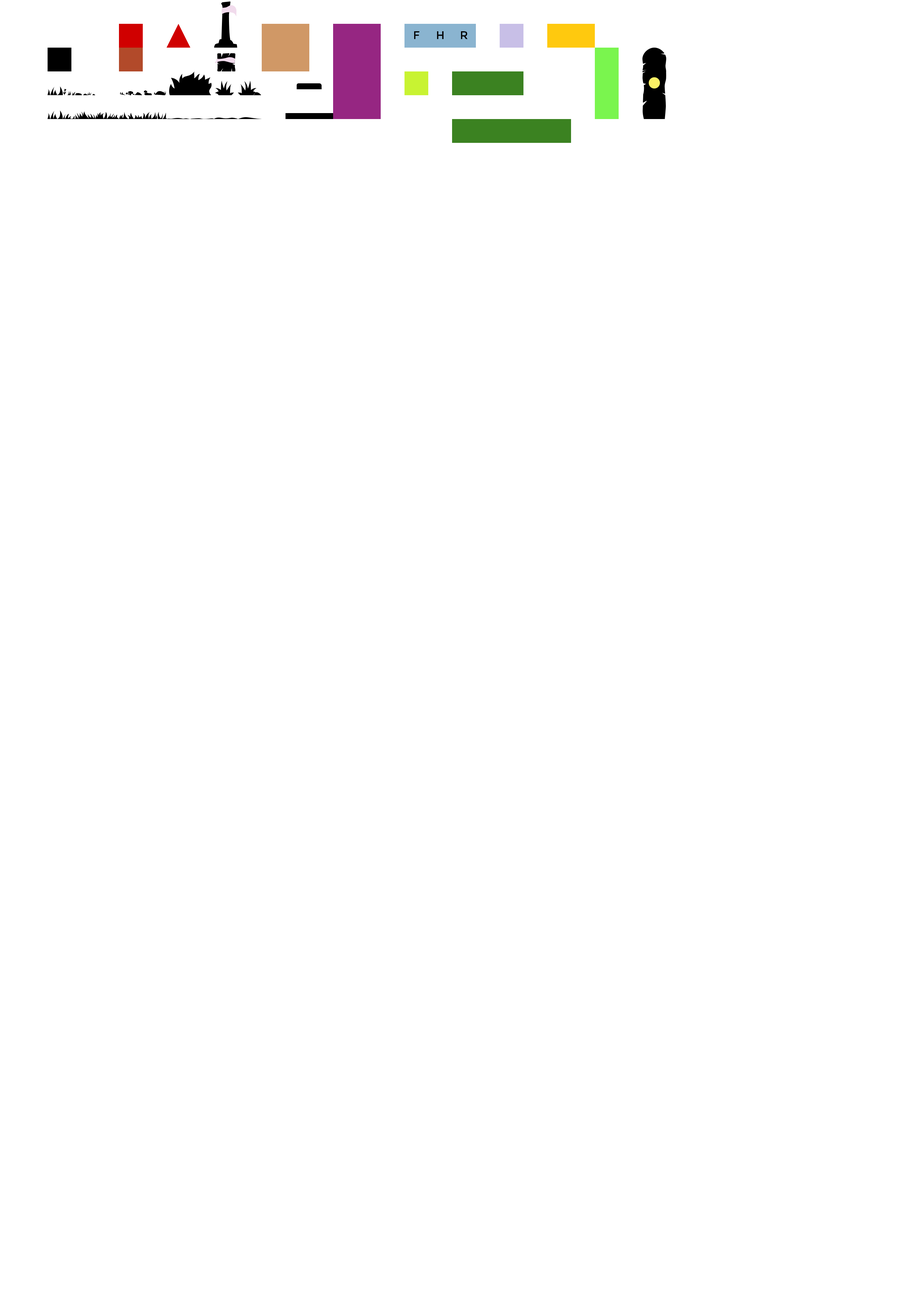
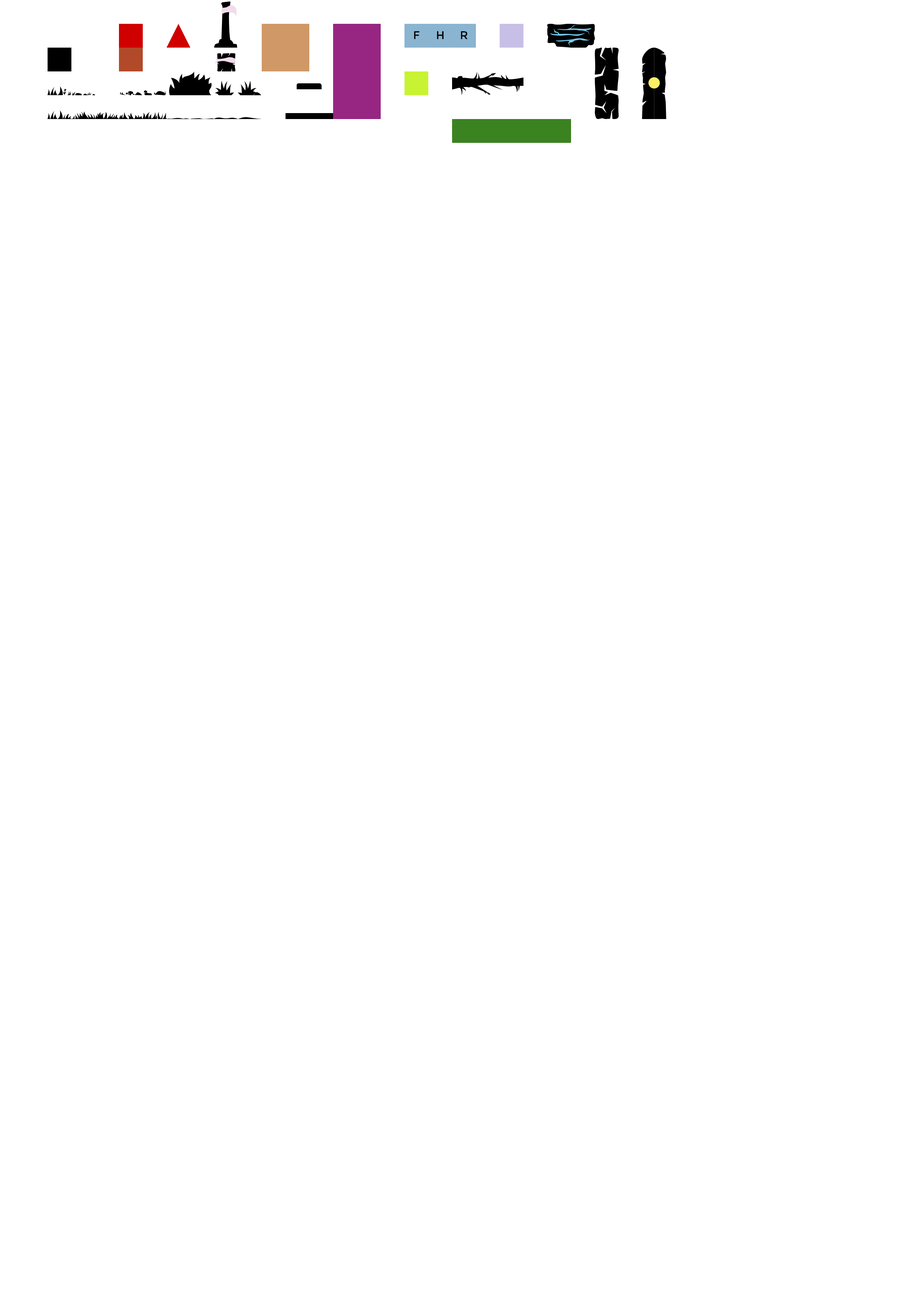
Before/after of a 922×1305 layered artwork. What changed in the layer stack:
painted on "Objet dynamique vectoriel" (1st of 25) over (x1=642, y1=47, x2=667, y2=120)
renamed "movingPlat" to "Objet dynamique vectoriel", moved it above "Rectangle 7", painted on it over (x1=547, y1=23, x2=596, y2=48)
removed layer "Rectangle 6" (2nd of 3) over (x1=595, y1=47, x2=619, y2=120)
removed layer "Rectangle 6" (3rd of 3) over (x1=452, y1=71, x2=524, y2=96)
added layer "Objet dynamique vectoriel" (3rd of 25) above "Objet dynamique vectoriel" over (x1=595, y1=47, x2=619, y2=120)
added layer "Objet dynamique vectoriel" (4th of 25) above "Rectangle 3" over (x1=452, y1=71, x2=524, y2=96)
